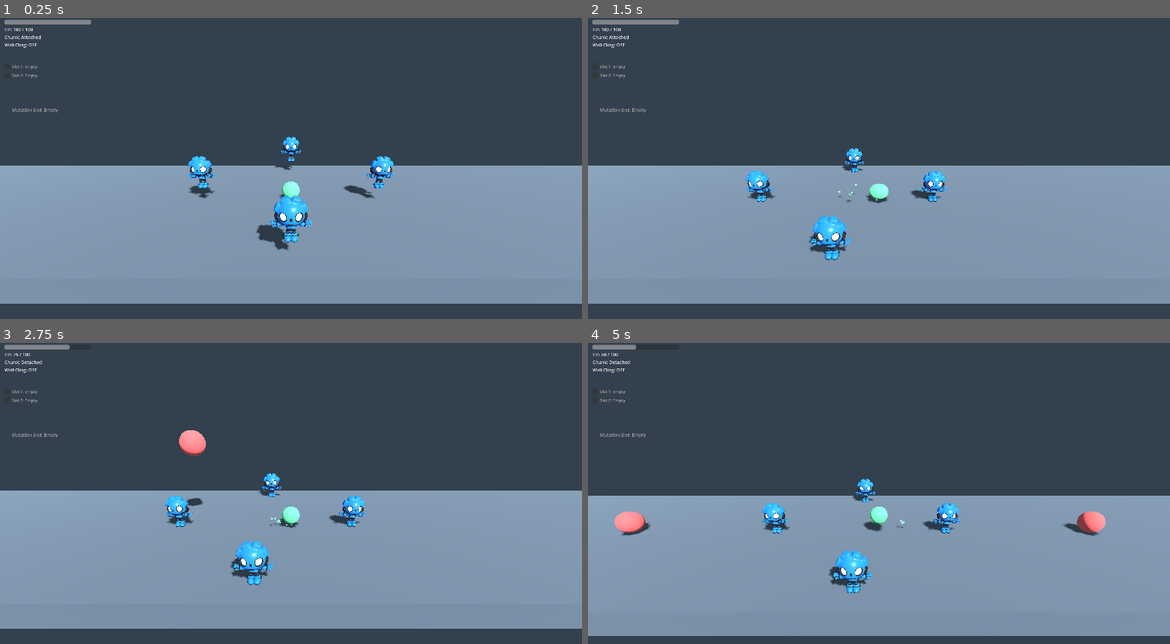
Above: before the commit, frames 1-4 (two rows, left to right).
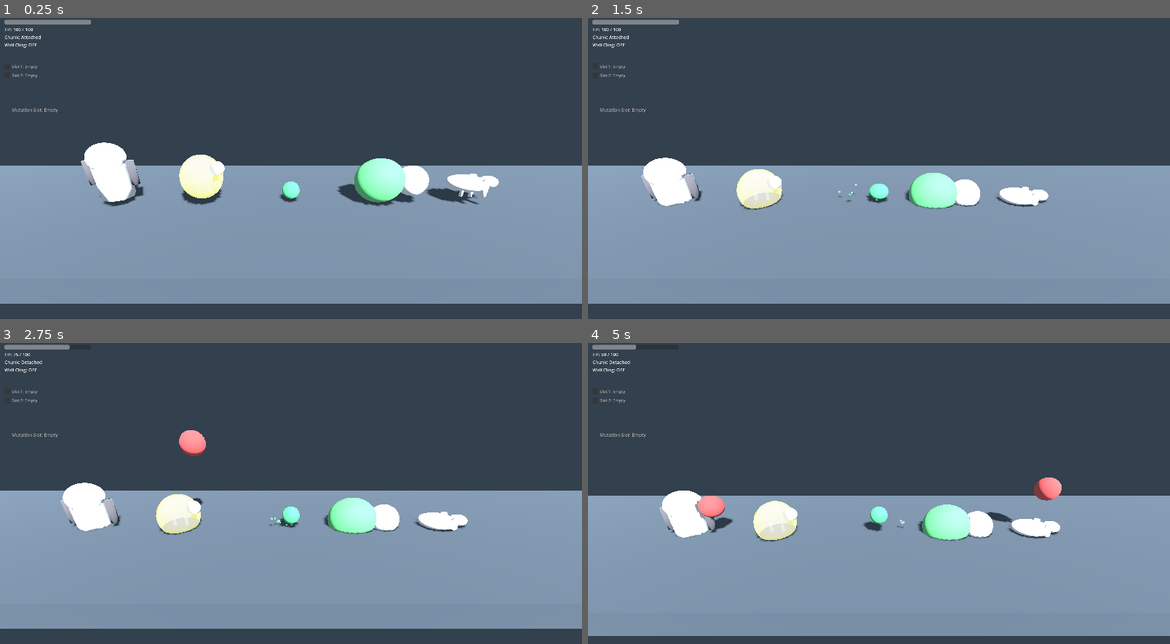
Above: after the commit, the same moments.

Repository: laazer/blobert
Game: Godot game, scene res://scenes/levels/sandbox/test_movement_3d.tscn
Same seed, same stepped clock (60 frames per second), same inputs: the game is played once before the commit and once after it. This scene is started directly instead of the project's main scene.
Inputs (mouse positions are in pixels of both pictures, inside the frame that each line leads up to):
- Up to frame 1 (0.25 s): no input
- Up to frame 2 (1.5 s): move the mouse to (1007, 180) at 0.52 s; hold D (move_right) 0.53-1.28 s; tap F (infect) at 0.6 s; tap Space (jump) at 0.77 s; move the mouse to (762, 216) at 1.27 s; hold A (move_left) from 1.28 s (still down); tap R (absorb) at 1.35 s
- Up to frame 3 (2.75 s): tap Space (jump) at 1.52 s; tap F (infect) at 1.55, 2.3 s; move the mouse to (349, 445) at 2.02 s; release A (move_left) at 2.03 s; hold D (move_right) from 2.03 s (still down); tap E (detach) at 2.1 s
- Up to frame 4 (5 s): move the mouse to (849, 598) at 2.77 s; tap Q (detach_2) at 2.85 s; tap Space (jump) at 3.02, 3.77, 4.52 s; tap F (infect) at 3.05, 3.8, 4.35 s; move the mouse to (1053, 580) at 3.52 s; release D (move_right) at 3.53 s; hold A (move_left) from 3.53 s (still down); tap G (fuse) at 3.6 s; move the mouse to (704, 469) at 4.27 s

The runs differ from the first frame. In frame 1, 5.9% of the frame differs, in the area x 13-86%, y 39-78%; in frame 2, 4.4%; in frame 3, 4.4%; in frame 4, 5.7%.

Commit message:
fix: swap enemy models from gobot to generated GLBs and correct Z=0 positions
Add model_scene export var to EnemyInfection3D so per-enemy GLB models can be
set via instance property overrides in the level scene. Wire all 4 family GLBs
in test_movement_3d.tscn. Move ClawCrawlerEnemy and CarapaceHuskEnemy from
non-zero Z coords to Z=0 plane (8,1,0) and (-8,1,0). Update FESG-29/30
position assertions to match the corrected transforms.

Co-Authored-By: Claude Sonnet 4.6 <noreply@anthropic.com>

Diff:
--- a/scenes/levels/sandbox/test_movement_3d.tscn
+++ b/scenes/levels/sandbox/test_movement_3d.tscn
@@ -5,6 +5,10 @@
 [ext_resource type="Script" uid="uid://cu4r3e3wshn6j" path="res://scripts/infection/infection_interaction_handler.gd" id="3_infection_handler"]
 [ext_resource type="PackedScene" path="res://scenes/enemy/enemy_infection_3d.tscn" id="4_enemy"]
 [ext_resource type="PackedScene" path="res://scenes/ui/game_ui.tscn" id="5_game_ui"]
+[ext_resource type="PackedScene" path="res://assets/enemies/generated_glb/adhesion_bug_animated_00.glb" id="7_adhesion_glb"]
+[ext_resource type="PackedScene" path="res://assets/enemies/generated_glb/acid_spitter_animated_00.glb" id="8_acid_glb"]
+[ext_resource type="PackedScene" path="res://assets/enemies/generated_glb/claw_crawler_animated_00.glb" id="9_claw_glb"]
+[ext_resource type="PackedScene" path="res://assets/enemies/generated_glb/carapace_husk_animated_00.glb" id="10_carapace_glb"]
 [ext_resource type="Script" uid="uid://67hlquotuweb" path="res://scripts/system/scene_variant_controller_3d.gd" id="6_scene_variant_controller"]
 
 [sub_resource type="Environment" id="Environment_main"]
@@ -59,21 +63,25 @@
 physics_interpolation_mode = 1
 transform = Transform3D(1, 0, 0, 0, 1, 0, 0, 0, 1, 4, 1, 0)
 mutation_drop = "adhesion"
+model_scene = ExtResource("7_adhesion_glb")
 
 [node name="AcidSpitterEnemy" parent="." unique_id=186488896 instance=ExtResource("4_enemy")]
 physics_interpolation_mode = 1
 transform = Transform3D(1, 0, 0, 0, 1, 0, 0, 0, 1, -4, 1, 0)
 mutation_drop = "acid"
+model_scene = ExtResource("8_acid_glb")
 
 [node name="ClawCrawlerEnemy" parent="." unique_id=186488897 instance=ExtResource("4_enemy")]
 physics_interpolation_mode = 1
-transform = Transform3D(1, 0, 0, 0, 1, 0, 0, 0, 1, 0, 1, 4)
+transform = Transform3D(1, 0, 0, 0, 1, 0, 0, 0, 1, 8, 1, 0)
 mutation_drop = "claw"
+model_scene = ExtResource("9_claw_glb")
 
 [node name="CarapaceHuskEnemy" parent="." unique_id=186488898 instance=ExtResource("4_enemy")]
 physics_interpolation_mode = 1
-transform = Transform3D(1, 0, 0, 0, 1, 0, 0, 0, 1, 0, 1, -4)
+transform = Transform3D(1, 0, 0, 0, 1, 0, 0, 0, 1, -8, 1, 0)
 mutation_drop = "carapace"
+model_scene = ExtResource("10_carapace_glb")
 
 [node name="InfectionUI" parent="." unique_id=1139678762 instance=ExtResource("5_game_ui")]
 
--- a/scripts/enemy/enemy_infection_3d.gd
+++ b/scripts/enemy/enemy_infection_3d.gd
@@ -12,6 +12,7 @@
 signal chunk_attached(chunk: RigidBody3D)
 
 @export var mutation_drop: String = "infection_mutation_01"
+@export var model_scene: PackedScene = null
 
 var _esm: EnemyStateMachine = EnemyStateMachine.new()
 var _handler: InfectionInteractionHandler
@@ -31,6 +32,14 @@
 	if _area != null:
 		_area.body_entered.connect(_on_body_entered)
 		_area.body_exited.connect(_on_body_exited)
+	if model_scene != null:
+		var old_visual: Node = get_node_or_null("EnemyVisual")
+		if old_visual != null:
+			old_visual.queue_free()
+		var new_visual: Node3D = model_scene.instantiate() as Node3D
+		if new_visual != null:
+			new_visual.name = "EnemyVisual"
+			add_child(new_visual)
 
 
 func get_esm() -> EnemyStateMachine:
--- a/tests/scenes/enemies/test_enemy_scene_generation.gd
+++ b/tests/scenes/enemies/test_enemy_scene_generation.gd
@@ -744,15 +744,15 @@
 		return
 	_assert_vec3_near(
 		(enemy as Node3D).position,
-		Vector3(0.0, 1.0, 4.0),
+		Vector3(8.0, 1.0, 0.0),
 		POSITION_TOL,
-		"FESG-29 — ClawCrawlerEnemy.position approx Vector3(0.0, 1.0, 4.0)"
-	)
-	root.free()
-
-
-# ---------------------------------------------------------------------------
-# FESG-30: CarapaceHuskEnemy position is approx Vector3(0.0, 1.0, -4.0)
+		"FESG-29 — ClawCrawlerEnemy.position approx Vector3(8.0, 1.0, 0.0)"
+	)
+	root.free()
+
+
+# ---------------------------------------------------------------------------
+# FESG-30: CarapaceHuskEnemy position is approx Vector3(-8.0, 1.0, 0.0)
 # Spec: AC-LEVEL-1.16
 # ---------------------------------------------------------------------------
 func test_fesg_30_level_carapace_husk_position() -> void:
@@ -767,9 +767,9 @@
 		return
 	_assert_vec3_near(
 		(enemy as Node3D).position,
-		Vector3(0.0, 1.0, -4.0),
+		Vector3(-8.0, 1.0, 0.0),
 		POSITION_TOL,
-		"FESG-30 — CarapaceHuskEnemy.position approx Vector3(0.0, 1.0, -4.0)"
+		"FESG-30 — CarapaceHuskEnemy.position approx Vector3(-8.0, 1.0, 0.0)"
 	)
 	root.free()
 
Not shown, added: project_board/5_milestone_5_procedural_enemy_generation/blocked/first_4_families_in_level.md
Not shown, changed: project_board/checkpoints/first_4_families_in_level/run-2026-03-30-01.md
